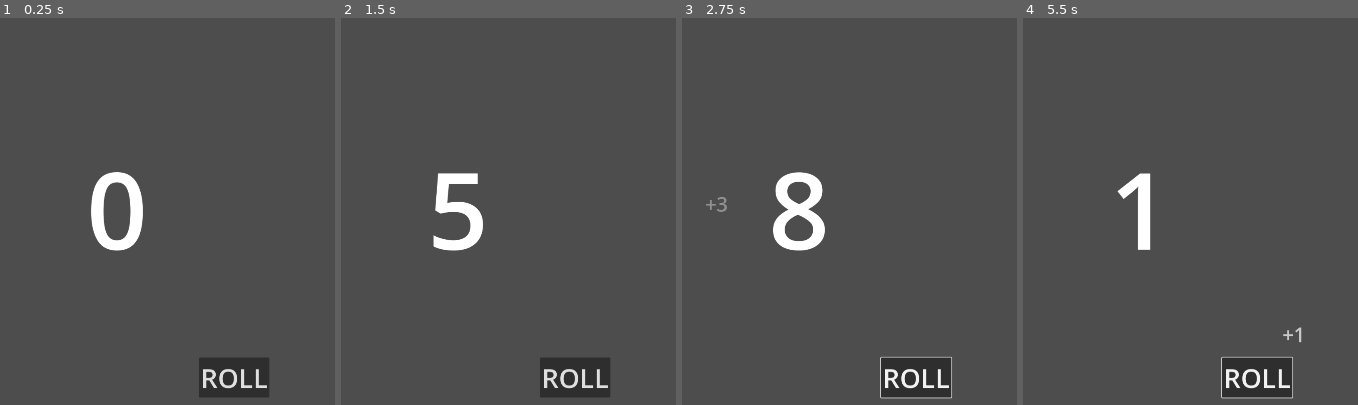
Above: before the commit, frames 1-4 (left to right).
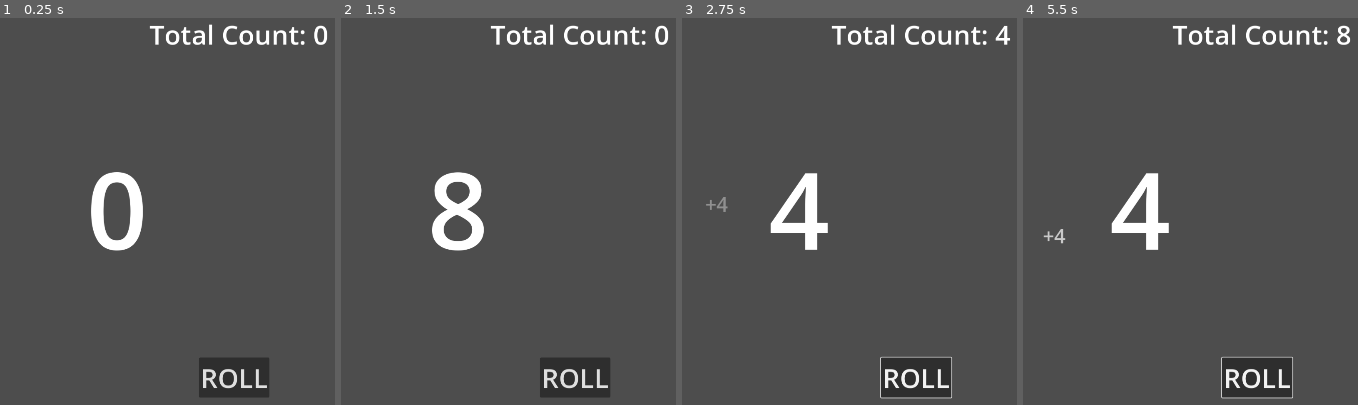
Above: after the commit, the same moments.

Repository: HelloIsReal/Number-Addict
Game: Godot game, scene res://scenes/main.tscn
Two runs of this game, one before a commit and one after it. Both use one fixed random seed, a clock stepped at 60 frames per second and the inputs below.
Inputs (mouse positions are in pixels of both pictures, inside the frame that each line leads up to):
- Up to frame 1 (0.25 s): no input
- Up to frame 2 (1.5 s): click "ROLL" at 0.5 s; tap Enter at 1.25 s; move the mouse to (outside the picture) at 1.27 s; hold Right from 1.28 s (still down); tap Alt at 1.35 s; click (outside the picture) at 1.42 s
- Up to frame 3 (2.75 s): move the mouse to (755, 250) at 2.02 s; release Right at 2.03 s; hold Down from 2.03 s (still down); tap Shift at 2.1 s
- Up to frame 4 (5.5 s): move the mouse to (1337, 130) at 2.77 s; release Down at 2.78 s; hold Right 2.78-3.53 s; tap Alt at 2.85, 4.35 s; tap Space at 3.5 s; move the mouse to (1217, 319) at 3.52 s; hold Up 3.53-4.28 s; tap Shift at 3.6, 5.1 s; click (1217, 319) at 3.67 s; move the mouse to (outside the picture) at 4.27 s; hold Left from 4.28 s (still down); move the mouse to (outside the picture) at 5.02 s

The runs differ from the first frame. In frame 1, 1.0% of the frame differs, in the area x 44-98%, y 1-7%; in frame 2, 2.0%; in frame 3, 2.7%; in frame 4, 2.8%, in the area x 6-98%, y 1-84%.

Commit message:
Added total counter, added cooldown to rolling

Diff:
--- a/scenes/main.gd
+++ b/scenes/main.gd
@@ -1,7 +1,14 @@
 extends Node2D
 
-
+var currentTotal=0
+func _ready():
+	Global.countAdded.connect(updateTotal)
 
 
 func _on_button_button_up():
 	Global.emit_signal("rollNumbers")
+
+
+func updateTotal(num):
+	currentTotal+=num
+	$totalCount.text = "Total Count: %d" % currentTotal
--- a/scenes/main.tscn
+++ b/scenes/main.tscn
@@ -17,4 +17,12 @@
 theme_override_font_sizes/font_size = 64
 text = "ROLL"
 
+[node name="totalCount" type="Label" parent="." unique_id=1345721117]
+offset_left = 757.0
+offset_top = 31.0
+offset_right = 1186.0
+offset_bottom = 119.0
+theme_override_font_sizes/font_size = 64
+text = "Total Count: 0"
+
 [connection signal="button_up" from="Button" to="." method="_on_button_button_up"]
--- a/scenes/numberRoller.gd
+++ b/scenes/numberRoller.gd
@@ -15,6 +15,7 @@
 
 func roll():
 	if(!rolling):
+		rolling=true
 		for i in range(100):
 
 			await get_tree().create_timer(0.01).timeout
@@ -27,3 +28,4 @@
 		var newNumberGain = numberGain.instantiate()
 		get_tree().current_scene.add_child(newNumberGain)
 		Global.countAdded.emit(rolledNumber)
+		rolling=false
